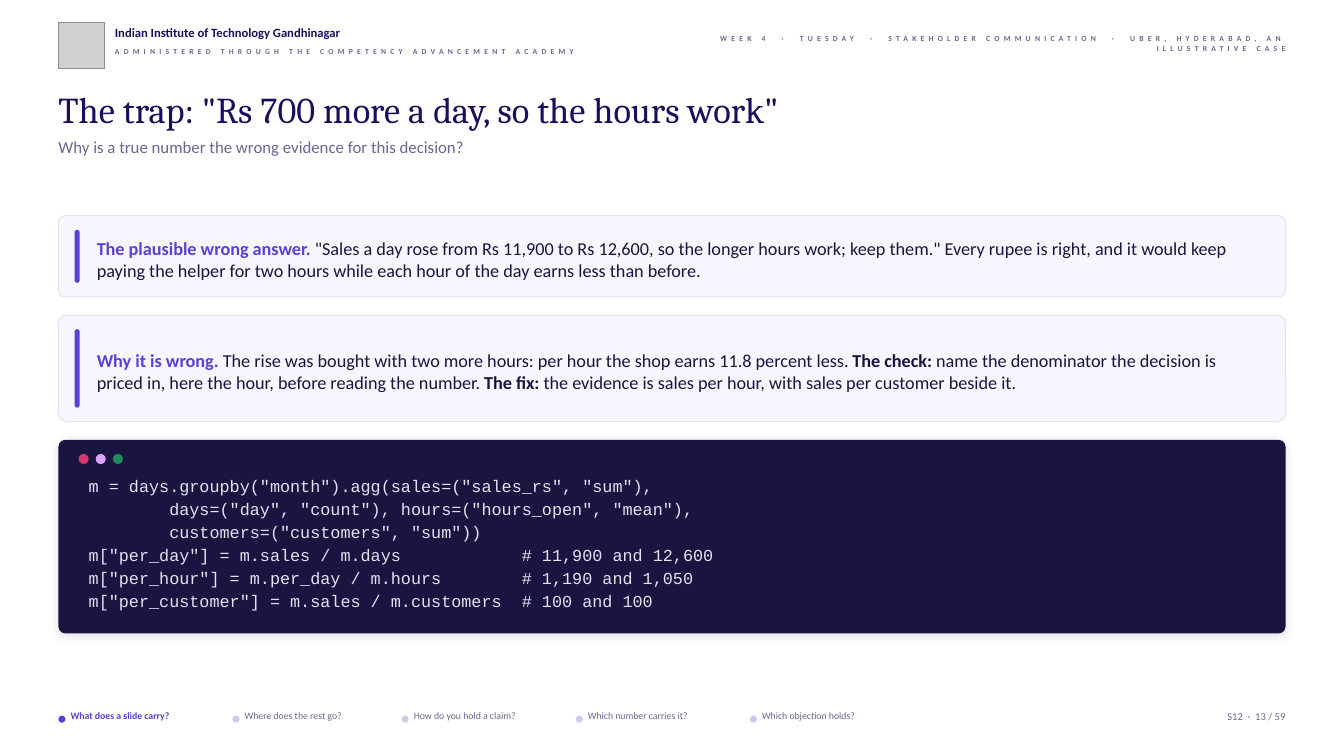
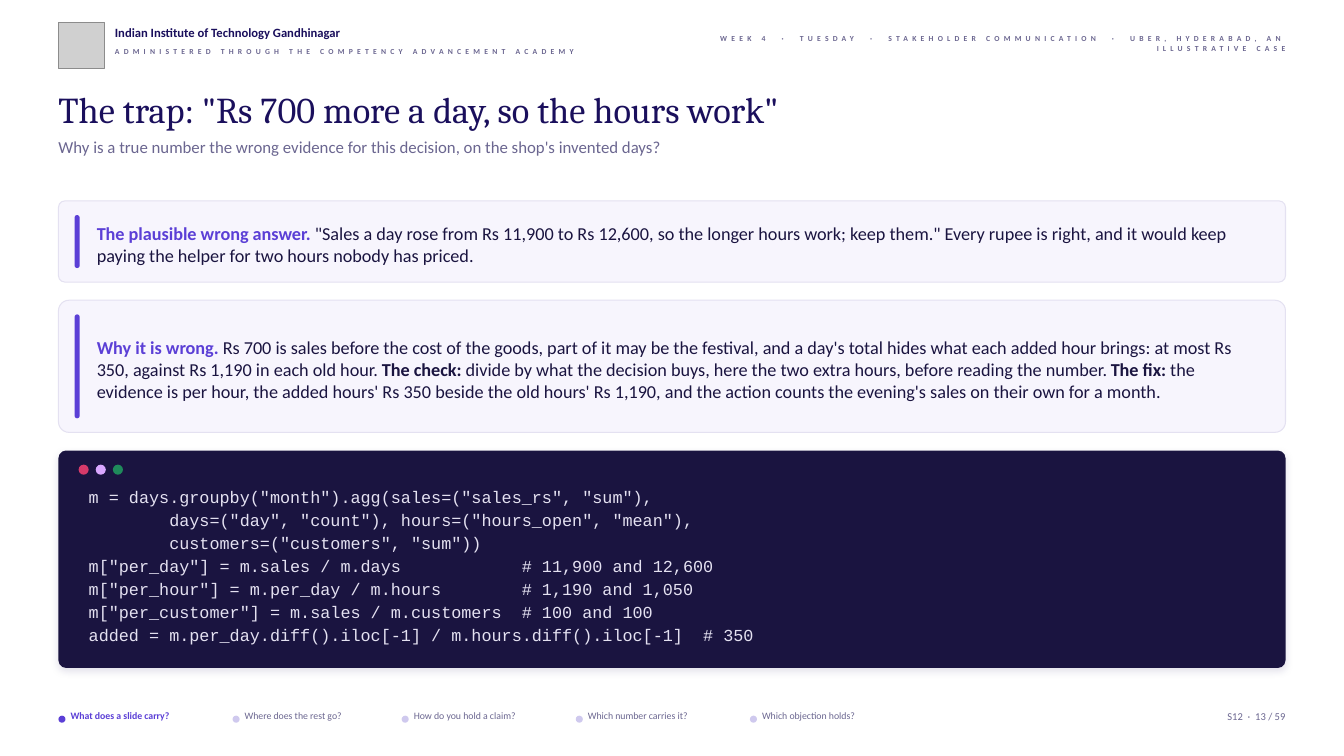
Before and after one commit to fde-academy-lab/c2-content-factory, a slide deck: slide 13 of content/W04/D2/slides/C2_W04_D02_half1_STUDENT.pptx. Drawn at 1344x756 pixels with LibreOffice and Linux fonts; fonts in the diff are those of the drawing; grey boxes stand for pictures; background and template pictures are left out. Boxes give left, top, right and bottom in pixels: in the first picture for what was removed or moved away, otherwise in the second. Text is boxed around its words. In the diff, an @@ line names an element or a change of style, - is before the commit and + after.

```diff
--- a/content/W04/D2/slides/C2_W04_D02_half1_STUDENT.pptx
+++ b/content/W04/D2/slides/C2_W04_D02_half1_STUDENT.pptx
@@ text at (58,141,660,156): text changed @@
-Why is a true number the wrong evidence for this decision?
+Why is a true number the wrong evidence for this decision, on the shop's invented days?
@@ rounded rectangle: place and size @@
-rounded rectangle at (58,216,1286,297)
+rounded rectangle at (58,201,1286,282)
@@ rounded rectangle: place and size @@
-rounded rectangle at (75,230,80,283)
+rounded rectangle at (75,215,80,268)
@@ text at (97,227,1226,265): text changed @@
-The plausible wrong answer. "Sales a day rose from Rs 11,900 to Rs 12,600, so the longer hours work; keep them." Every rupee is right, and it would keep paying the helper for two hours while each hour of the day earns less than before.
+The plausible wrong answer. "Sales a day rose from Rs 11,900 to Rs 12,600, so the longer hours work; keep them." Every rupee is right, and it would keep paying the helper for two hours nobody has priced.
@@ rounded rectangle: place and size @@
-rounded rectangle at (58,316,1286,422)
+rounded rectangle at (58,300,1286,433)
@@ rounded rectangle: place and size @@
-rounded rectangle at (75,330,80,408)
+rounded rectangle at (75,315,80,418)
@@ text at (97,341,1231,401): text changed @@
-Why it is wrong. The rise was bought with two more hours: per hour the shop earns 11.8 percent less. The check: name the denominator the decision is priced in, here the hour, before reading the number. The fix: the evidence is sales per hour, with sales per customer beside it.
+Why it is wrong. Rs 700 is sales before the cost of the goods, part of it may be the festival, and a day's total hides what each added hour brings: at most Rs 350, against Rs 1,190 in each old hour. The check: divide by what the decision buys, here the two extra hours, before reading the number. The fix: the evidence is per hour, the added hours' Rs 350 beside the old hours' Rs 1,190, and the action counts the evening's sales on their own for a month.
@@ rounded rectangle: place and size @@
-rounded rectangle at (58,440,1286,633)
+rounded rectangle at (58,451,1286,668)
@@ 3 ellipses: place and size @@
-3 ellipses at (79,454,123,464)
+3 ellipses at (79,465,123,475)
@@ text "m = days.groupby("month").agg(sales=("sales_rs", "sum"),": place and size @@
-text "m = days.groupby("month").agg(sales=("sales_rs", "sum")," at (89,480,713,611)
+text "m = days.groupby("month").agg(sales=("sales_rs", "sum")," at (89,491,753,645)
@@ text at (89,629,753,645): paragraph added @@
+added = m.per_day.diff().iloc[-1] / m.hours.diff().iloc[-1] # 350
```
Also in this commit, not shown: 18 other slides changed, 3 other files.
